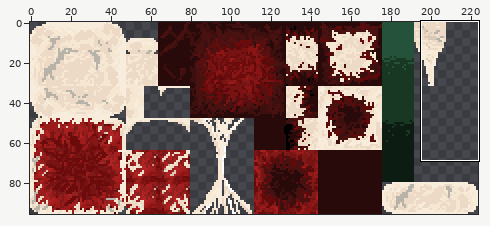
Two versions of one sprite sheet, Godot Project/Scenes/Levels/LevelAssets/Gore Tileset.png. Above: a wide view before the commit, with the close-up outlined.
Close-up. First the earlier version:
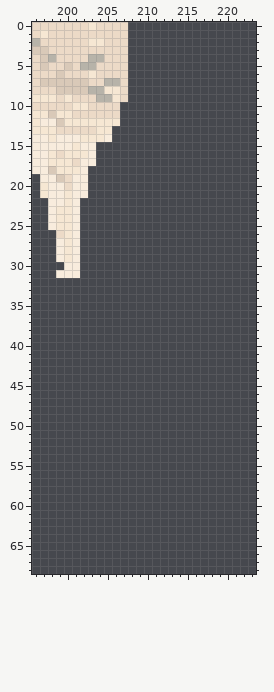
The file is 224x96 pixels. Colours within 5 levels of each other are drawn and written as one. Shown: x 196..223, y 0..68.
The result:
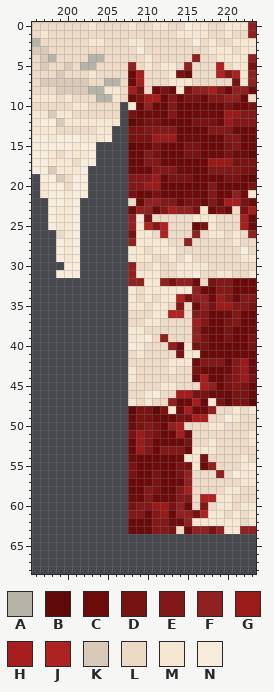
Palette (. is transparent): A #b7b3a9  B #5e0a0a  C #6b0b0b  D #781313  E #821919  F #8f2121  G #9b1a1a  H #a71e1e  J #af2222  K #d9c9b8  L #ecdac7  M #f6e7d3  N #f8ecdd
From the commit log: Shaded level one.
Edits made:
Changed rows in their new state; - is an unchanged pixel.
first column x 208:
 0 MLLMMLLNMMLLMMMF
 1 LLLLLLMMMMLLMLLF
 2 MMLLLLLLNLMLLMMM
 3 LNLLLLLLLLMMMLMM
 4 LLMLLLLLFLLMMMMF
 5 FLMLMMLFLLLJLMMD
 6 CHLLLMDCLLLJEJMF
 7 CHLLLMMMLLLLLDMF
 8 HDLCDCMDFFHECFFC
 9 CDHHCECDDCEEFFCL
10 MCFCCECCCCCCDCCD
11 DCCCCECCCCCCGGEE
12 BCDDCCCCDDDCGEEE
13 DDEEEECCCCEEECCC
14 DDDGGGCCCCCCEECC
15 BCCDCCCDDCCCDECC
16 CCEDCCCDDCCCDCCB
17 CCEECCCCCCGGGDDD
18 CCCEEECCCCEEEEDD
19 EEEGCDDDCCCCDDCB
20 EEGGCCCCCCECCCCD
21 DCCDCCCCCCECCFCM
22 LCFFEECDDCECHHDC
23 CFFCEHFFDMCDCLDH
24 FMDLLLLLMMMLLLHC
25 FMJEJLLLCDMLLLHC
26 DMMLJLLLFLMMLMLF
27 FMMMMLLFLLLLLMLL
28 MMLMMMLLLLLLLLNL
29 MMMLLMLNLLLLLLMM
30 FLLMLLMMMMLLLLLL
31 FMMMLLMMNLLMMLLM
32 FFMMFDFFCLDEECCC
33 MLMMMMMMFCCEECCC
34 MLMLMMJDFFCGECEE
35 MMLMMLELCFDGGEED
36 LLLMMJJLEECCCECC
37 LLMMLLLLHECCDECC
38 MMLLLLLLFCCCDCCC
39 MMNLFLLLFDCCDCCD
40 NMLLLFCMDDCCCCCD
41 LMLLLLDMMCCCCCCC
42 LLLLLMMMCEEECEGC
43 MLLLLMLLDCCCCEGC
44 MLLLLLLLCHCCDEGD
45 LLLLMMLLLHFCDEDC
46 LLMNLLHHDDCCCDDC
47 MLMLLFCCHCMDBDDB
48 BDDBDMCHCCFLLMLM
49 CDDCCCDDHHLLNMLL
50 CDEDCFHLLLMMLLLL
51 DGEDCCHCLLLLLLLM
52 CGECCCCDLLMLLLLM
53 CGECEEECMMMLLLLL
54 CCCCCCCMMDLLLLML
55 DCCCCCDDMCFLLLMN
56 DCCDCCDFLLLFLNMM
57 CCCDCCCFLLLLLLMM
58 CCEDCCEHLLLLMMLL
59 CCECCCEELJJMMLLL
60 DEEGGDFCLELMMLMM
61 EECEGCFFDJMMLMLM
62 CCCEECCFMMMMMMLM
63 CCCEEDLCFFDFMMFF
Boxes around the changes in both close-ups, in picture pixels (x1, y1, x2, y2):
added: (128, 22, 256, 534)
